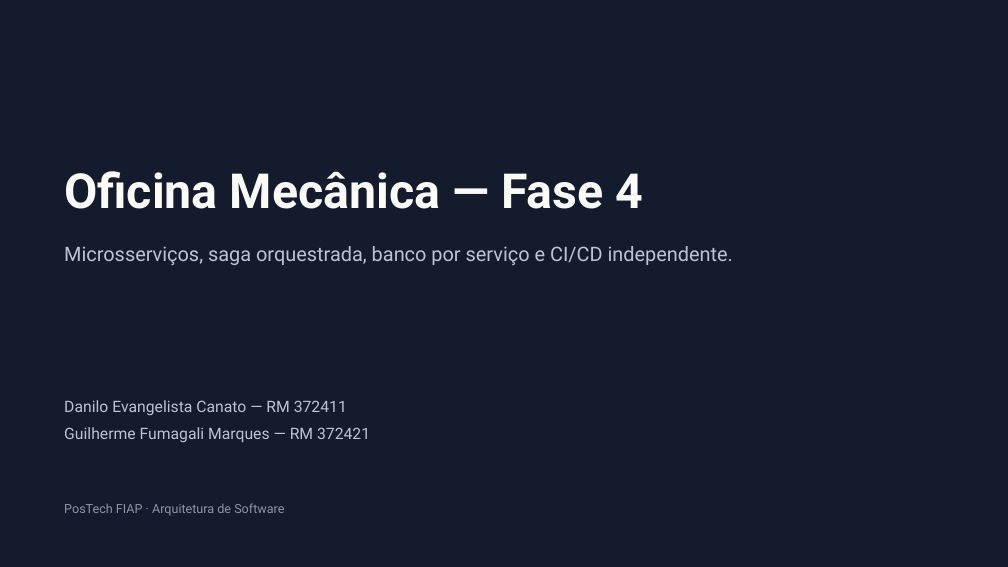
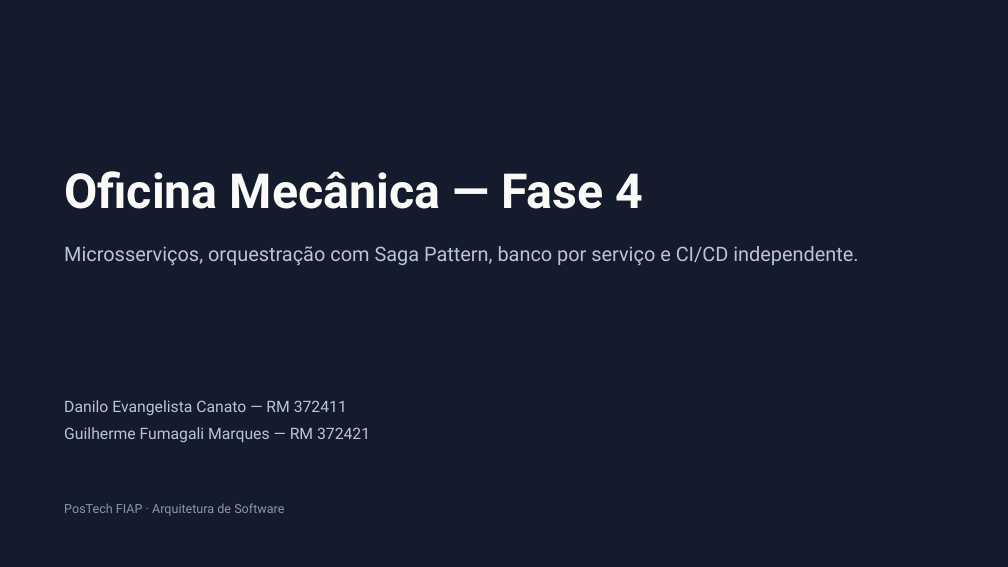
Before and after one commit to Guilherme-Fumagali/tech-challenge-1, a slide deck: slide 1 of docs/tech-challenge-4/apresentacao.pptx. Drawn at 1008x567 pixels with LibreOffice and Linux fonts; fonts in the diff are those of the drawing. Boxes give left, top, right and bottom in pixels: in the first picture for what was removed or moved away, otherwise in the second. Text is boxed around its words. In the diff, an @@ line names an element or a change of style, - is before the commit and + after.

```diff
--- a/docs/tech-challenge-4/apresentacao.pptx
+++ b/docs/tech-challenge-4/apresentacao.pptx
@@ text at [64, 246, 858, 266]: text changed @@
-Microsserviços, saga orquestrada, banco por serviço e CI/CD independente.
+Microsserviços, orquestração com Saga Pattern, banco por serviço e CI/CD independente.
```
Also in this commit, not shown: 8 other slides changed, 8 slides added, 8 slides removed, 1 other file.
